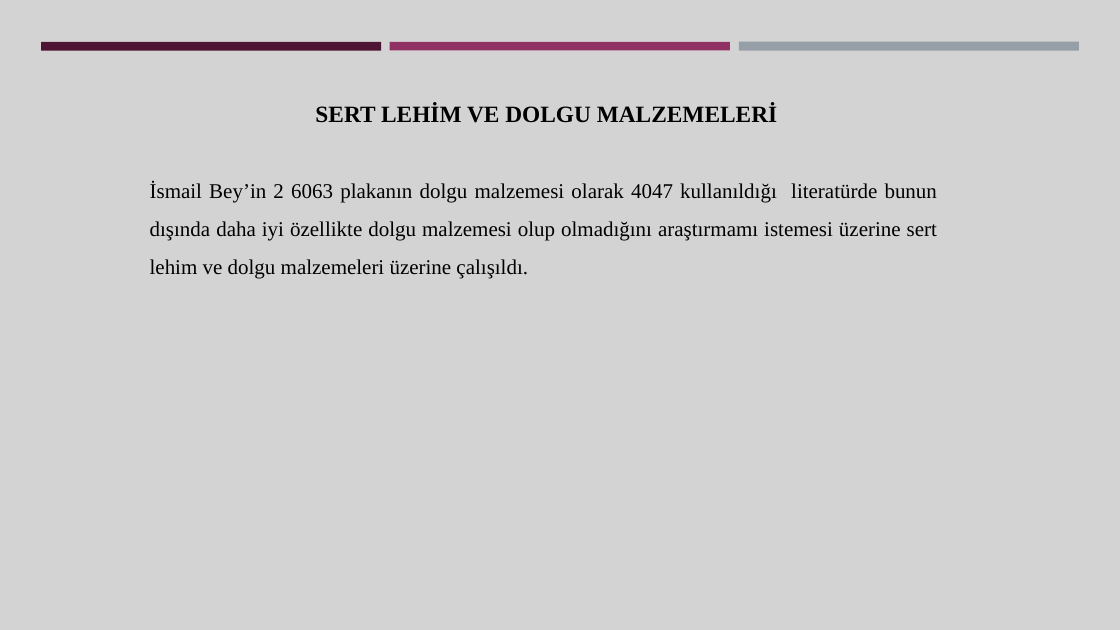
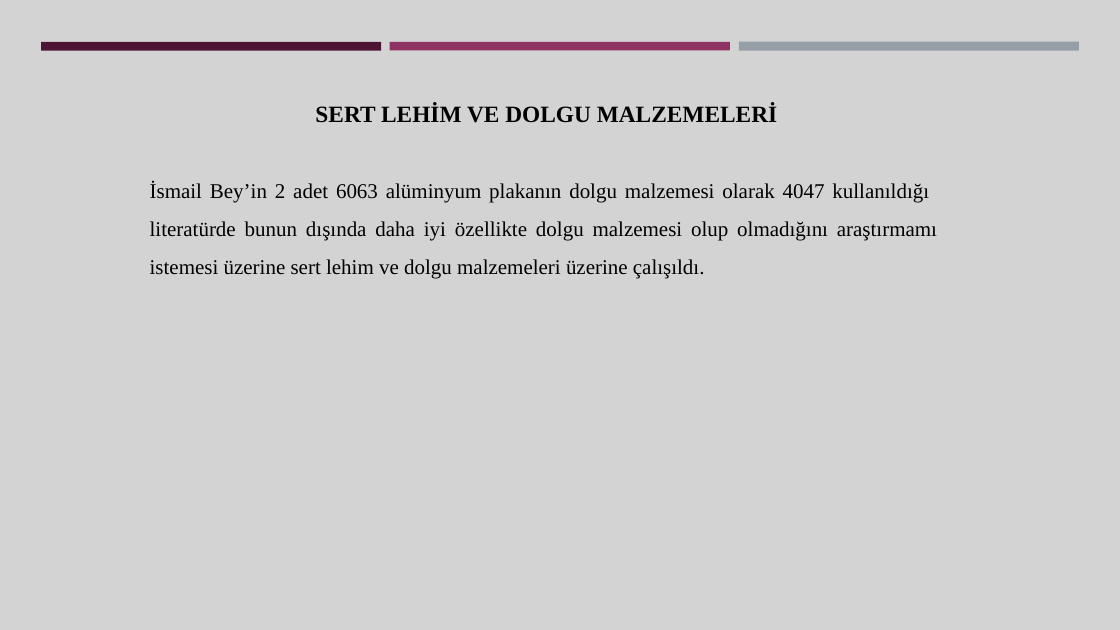
Before and after one commit to Gamze1304/black, a slide deck: slide 13 of Gamze Saçmaözü aselsan sunum.pptx. Drawn at 1120x630 pixels with LibreOffice and Linux fonts; fonts in the diff are those of the drawing. Boxes give left, top, right and bottom in pixels: in the first picture for what was removed or moved away, otherwise in the second. Text is boxed around its words. In the diff, an @@ line names an element or a change of style, - is before the commit and + after.

```diff
--- a/Gamze Saçmaözü aselsan sunum.pptx
+++ b/Gamze Saçmaözü aselsan sunum.pptx
@@ text at (150,182,937,279): text changed @@
-İsmail Bey’in 2 6063 plakanın dolgu malzemesi olarak 4047 kullanıldığı literatürde bunun dışında daha iyi özellikte dolgu malzemesi olup olmadığını araştırmamı istemesi üzerine sert lehim ve dolgu malzemeleri üzerine çalışıldı.
+İsmail Bey’in 2 adet 6063 alüminyum plakanın dolgu malzemesi olarak 4047 kullanıldığı literatürde bunun dışında daha iyi özellikte dolgu malzemesi olup olmadığını araştırmamı istemesi üzerine sert lehim ve dolgu malzemeleri üzerine çalışıldı.
```
Also in this commit, not shown: 3 other slides changed.
